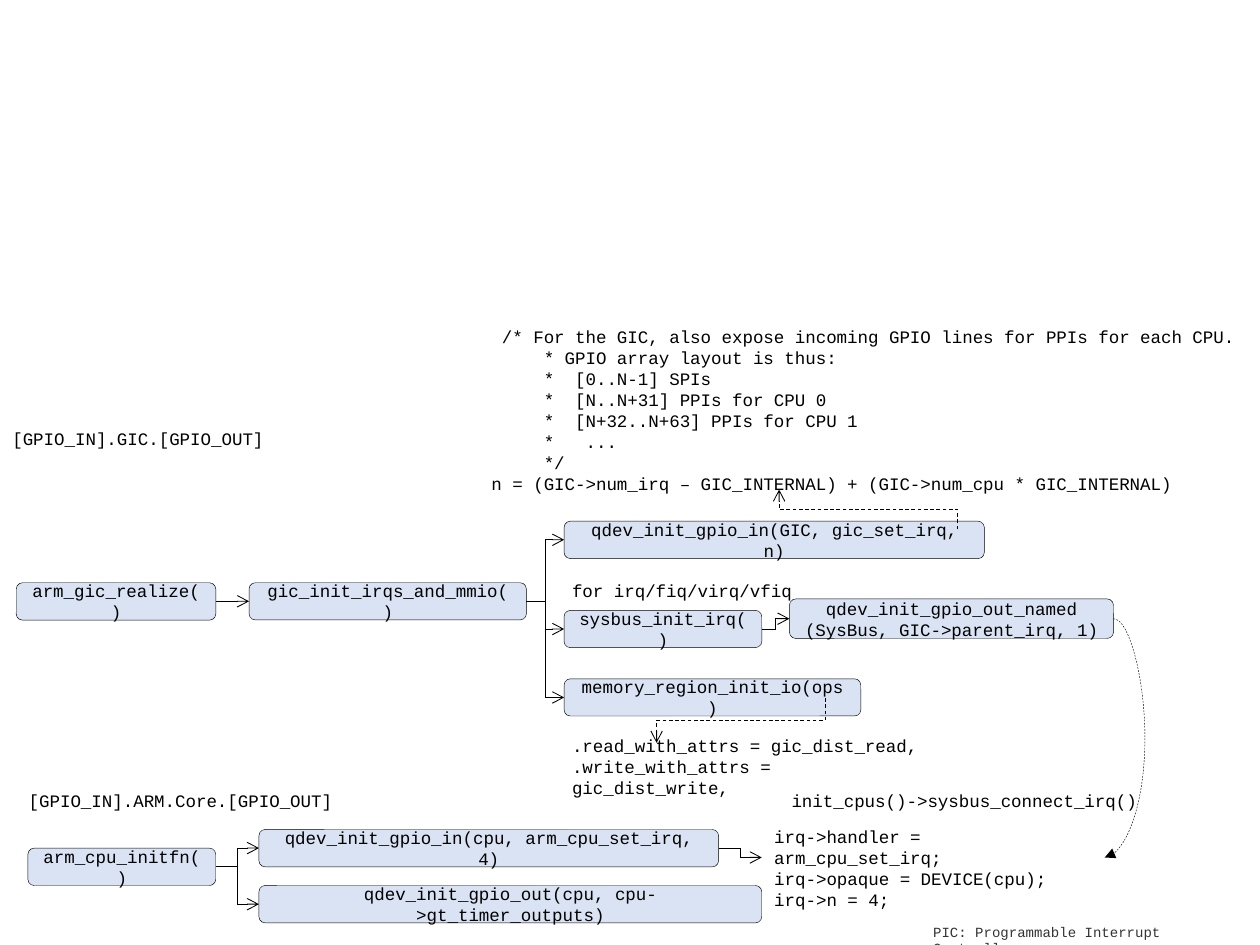
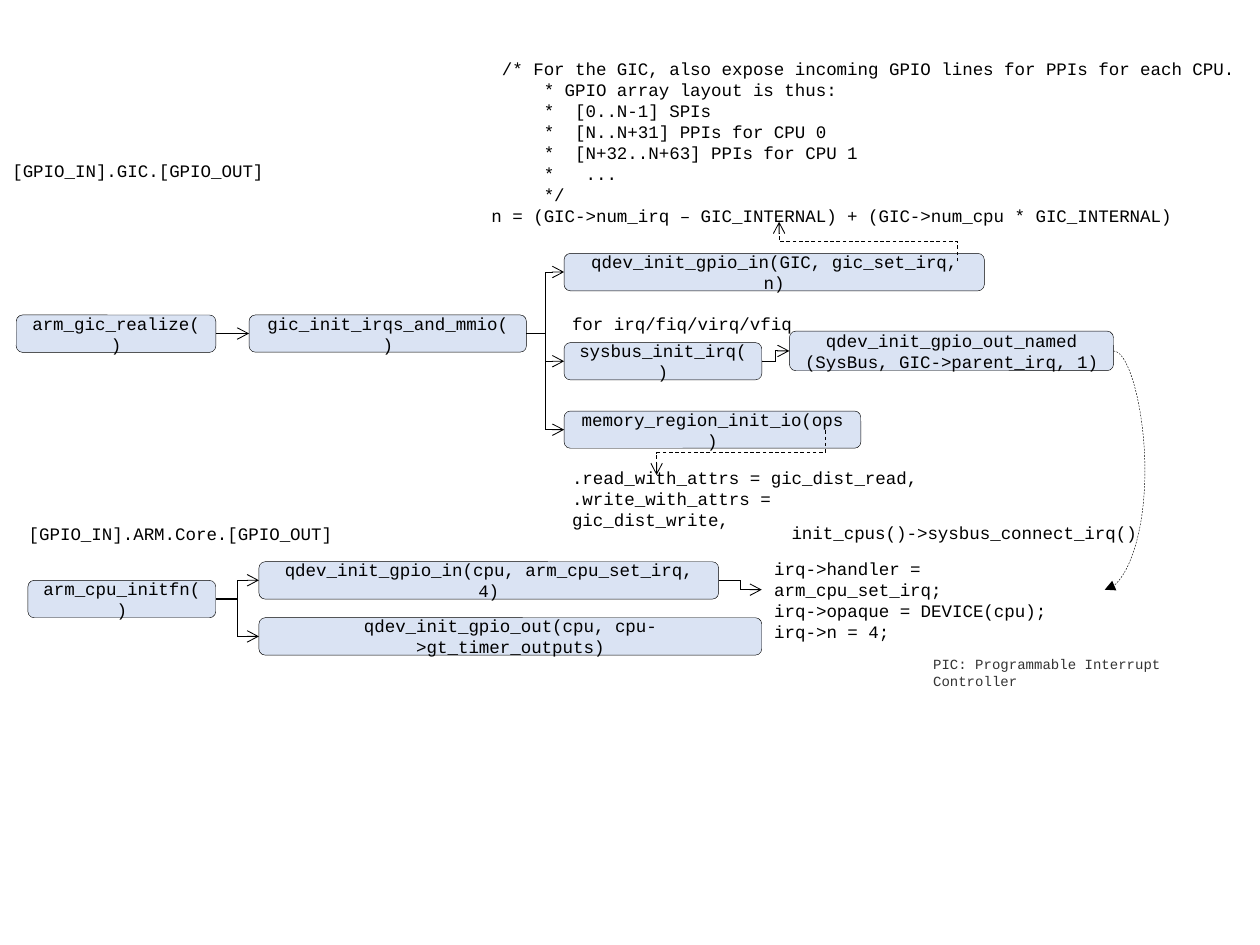
Before and after one commit to movetobe/xxx, a slide deck: slide 54 of xxx.pptx. Drawn at 1260x945 pixels with LibreOffice and Linux fonts; fonts in the diff are those of the drawing. Boxes give left, top, right and bottom in pixels: in the first picture for what was removed or moved away, otherwise in the second. Text is boxed around its words. In the diff, an @@ line names an element or a change of style, - is before the commit and + after.

```diff
--- a/xxx.pptx
+++ b/xxx.pptx
@@ 5 rounded rectangles, 4 texts, 2 elbow arrows: place and size @@
-5 rounded rectangles, 4 texts, 2 elbow arrows at [12, 331, 1234, 940]
+5 rounded rectangles, 4 texts, 2 elbow arrows at [12, 63, 1234, 686]
@@ 8 elbow arrows, 4 rounded rectangles, 4 texts, 1 curved arrow: place and size @@
-8 elbow arrows, 4 rounded rectangles, 4 texts, 1 curved arrow at [28, 539, 1145, 910]
+8 elbow arrows, 4 rounded rectangles, 4 texts, 1 curved arrow at [28, 272, 1145, 642]
```
Also in this commit, not shown: 3 other slides changed, 15 slides added, 3 other files.
